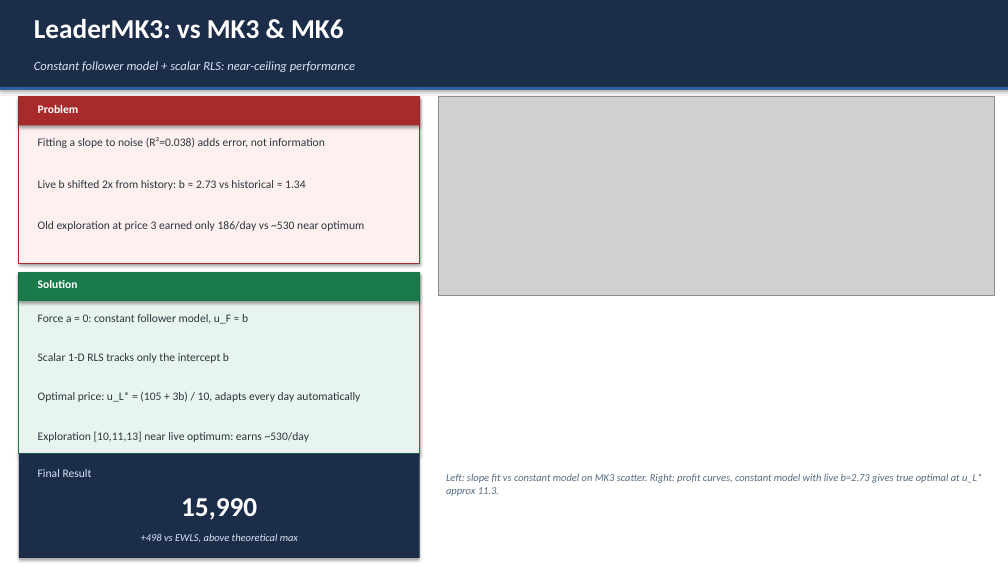
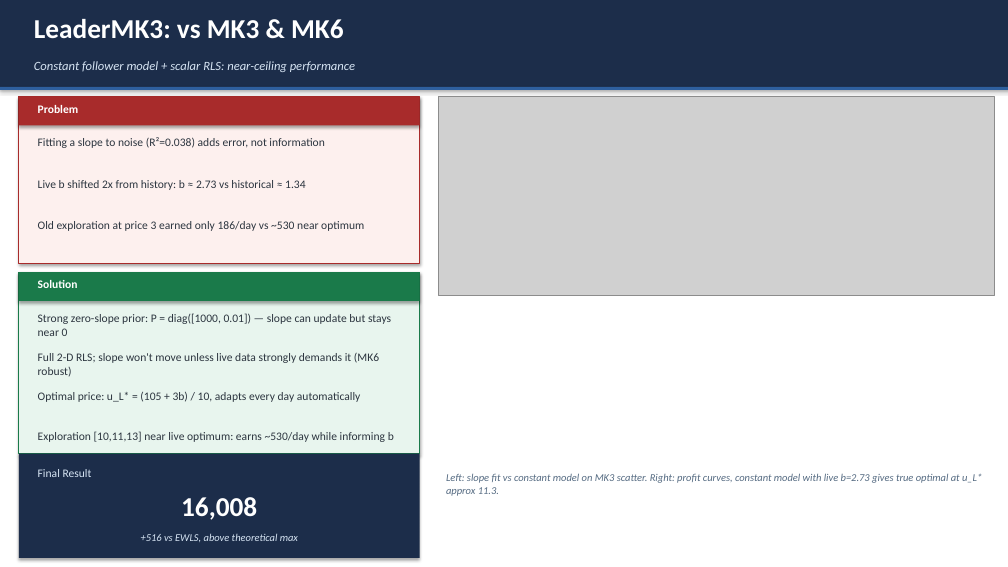
Before and after one commit to srojastunjano/CGT-Project, a slide deck: slide 9 of Group7_Presentation.pptx (slide 10 before the commit). Drawn at 1008x567 pixels with LibreOffice and Linux fonts; fonts in the diff are those of the drawing; grey boxes stand for pictures. Boxes give left, top, right and bottom in pixels: in the first picture for what was removed or moved away, otherwise in the second. Text is boxed around its words. In the diff, an @@ line names an element or a change of style, - is before the commit and + after.

```diff
--- a/Group7_Presentation.pptx
+++ b/Group7_Presentation.pptx
@@ text at bbox=[38, 313, 391, 336]: text changed @@
-Force a = 0: constant follower model, u_F ≈ b
+Strong zero-slope prior: P = diag([1000, 0.01]) — slope can update but stays near 0
@@ text at bbox=[38, 353, 379, 376]: text changed @@
-Scalar 1-D RLS tracks only the intercept b
+Full 2-D RLS; slope won't move unless live data strongly demands it (MK6 robust)
@@ text at bbox=[38, 431, 394, 442]: text changed @@
-Exploration [10,11,13] near live optimum: earns ~530/day
+Exploration [10,11,13] near live optimum: earns ~530/day while informing b
@@ text at bbox=[181, 497, 257, 520]: text changed @@
-15,990
+16,008
@@ text at bbox=[141, 534, 298, 542]: text changed @@
-+498 vs EWLS, above theoretical max
++516 vs EWLS, above theoretical max
```
Also in this commit, not shown: 8 other slides changed, 2 slides added, 4 slides removed, 2 other files.
